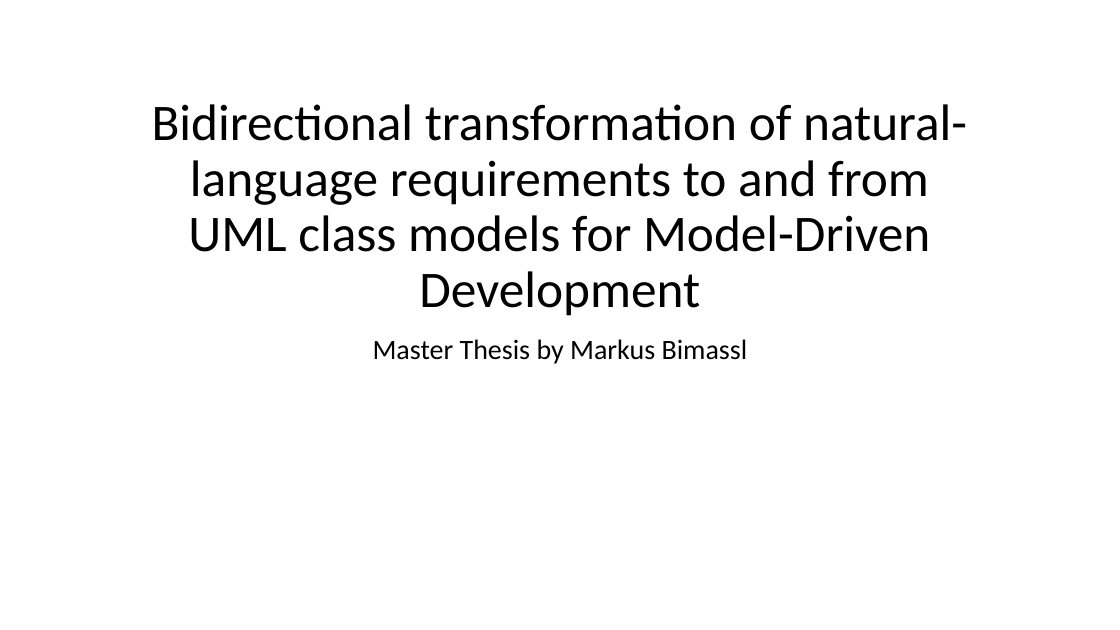
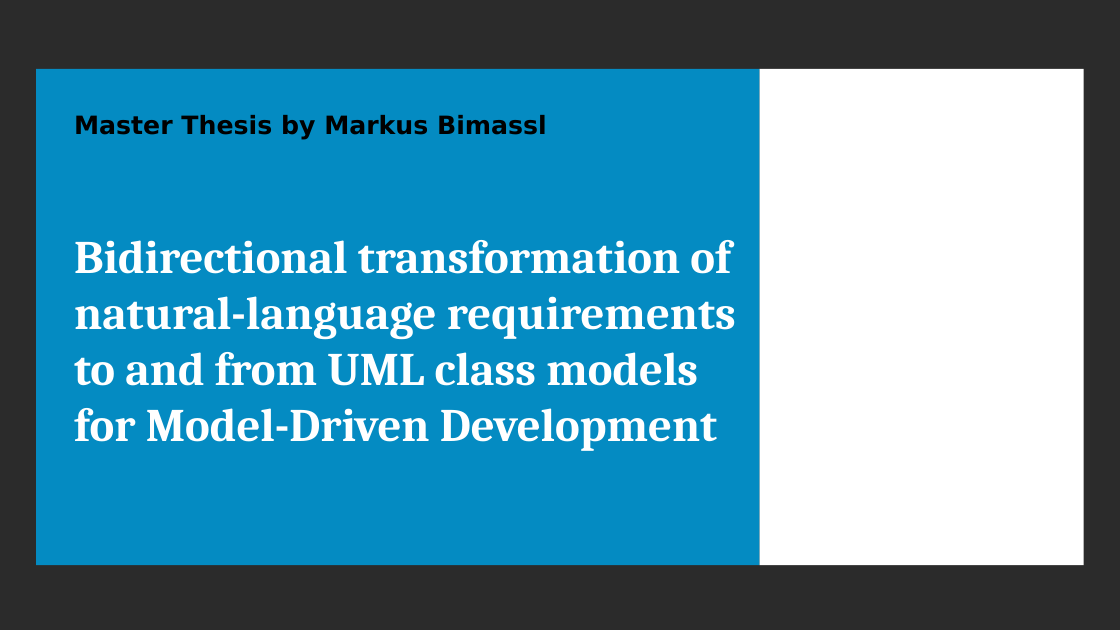
Before and after one commit to Bimi1804/BiT-ReNU, a slide deck: slide 1 of MasterThesis_Presentation2_MarkusBimassl.pptx. Drawn at 1120x630 pixels with LibreOffice and Linux fonts; fonts in the diff are those of the drawing; background and template pictures are left out; a plain dark background stands for a picture behind light text. Boxes give left, top, right and bottom in pixels: in the first picture for what was removed or moved away, otherwise in the second. Text is boxed around its words. In the diff, an @@ line names an element or a change of style, - is before the commit and + after.

```diff
--- a/MasterThesis_Presentation2_MarkusBimassl.pptx
+++ b/MasterThesis_Presentation2_MarkusBimassl.pptx
@@ background #FFFFFF to picture (left out) @@
@@ rectangle added at (36,69,760,565), fill #0096D3 at 90% opacity @@
@@ rectangle added at (760,69,1084,565), fill #FFFFFF @@
@@ subtitle "Master Thesis by Markus Bimassl": place and size @@
-subtitle "Master Thesis by Markus Bimassl" at (373,339,748,364)
+subtitle "Master Thesis by Markus Bimassl" at (74,115,547,140)
@@ subtitle "Master Thesis by Markus Bimassl" at (74,115,547,140): size 24 to 21.6 pt, font Calibri to DejaVu Sans, bold on; alignment centre to left; line spacing 0.9 to 1; less space between paragraphs @@
@@ title "Bidirectional transformation of natural-language requirement ...": place and size @@
-title "Bidirectional transformation of natural-language requirement ..." at (152,104,967,316)
+title "Bidirectional transformation of natural-language requirement ..." at (74,240,736,451)
@@ title "Bidirectional transformation of natural-language requirement ..." at (74,240,736,451): size 44 to 40 pt, font Calibri to Cambria, text colour #000000 to #FFFFFF, bold on; alignment centre to left; line spacing 0.9 to 1; vertical alignment bottom to middle @@
```
Also in this commit, not shown: 42 other slides changed, 5 slides added.
